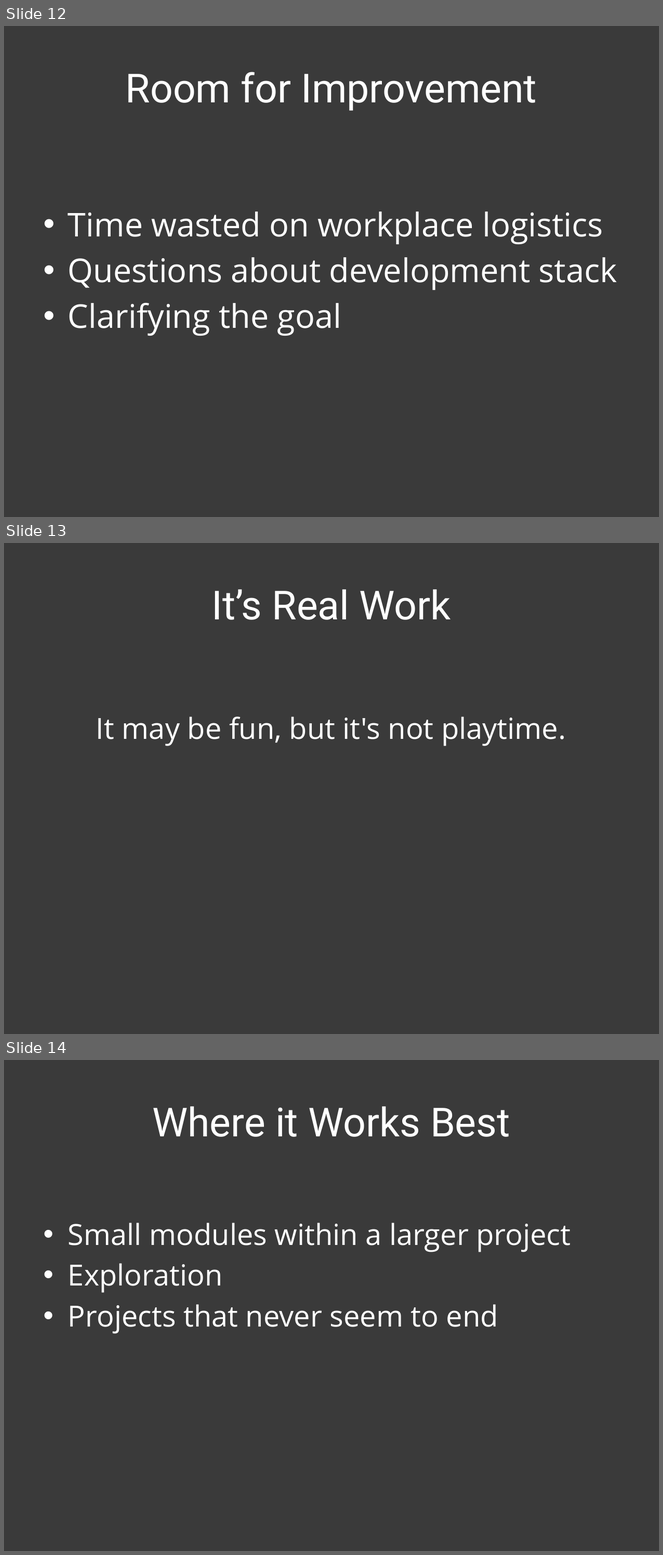
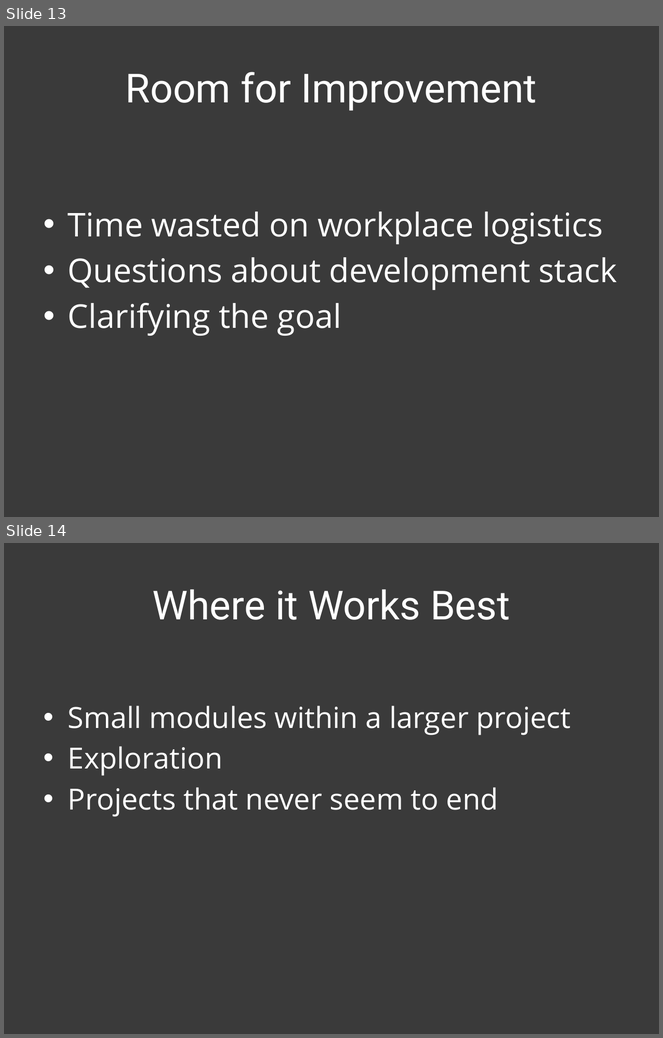
Before and after one commit to patik/code-sprint, a slide deck: code-sprint.pptx. Shown one above the other, each under a label of ours: slides 12, 13 and 14 before the commit, slides 13 and 14 after it. The pictures are 663x1555 and 663x1038 pixels, drawn with LibreOffice and Linux fonts; fonts in the diff are those of the drawing. Boxes give left, top, right and bottom in pixels: in the first picture for what was removed or moved away, otherwise in the second. Text is boxed around its words. In the diff, an @@ line names an element or a change of style, - is before the commit and + after.

```diff
--- a/code-sprint.pptx
+++ b/code-sprint.pptx
@@ slide 13 removed at bbox=[4, 543, 659, 1034], background #3A3A3A @@
@@ title removed at bbox=[212, 589, 451, 620] @@
-It’s Real Work
@@ text removed at bbox=[96, 717, 566, 746] @@
-It may be fun, but it's not playtime.
@@ what was slide 12 is now slide 13 @@
```
Also in this commit, not shown: 1 slide changed, 1 slide added, 1 other file.
